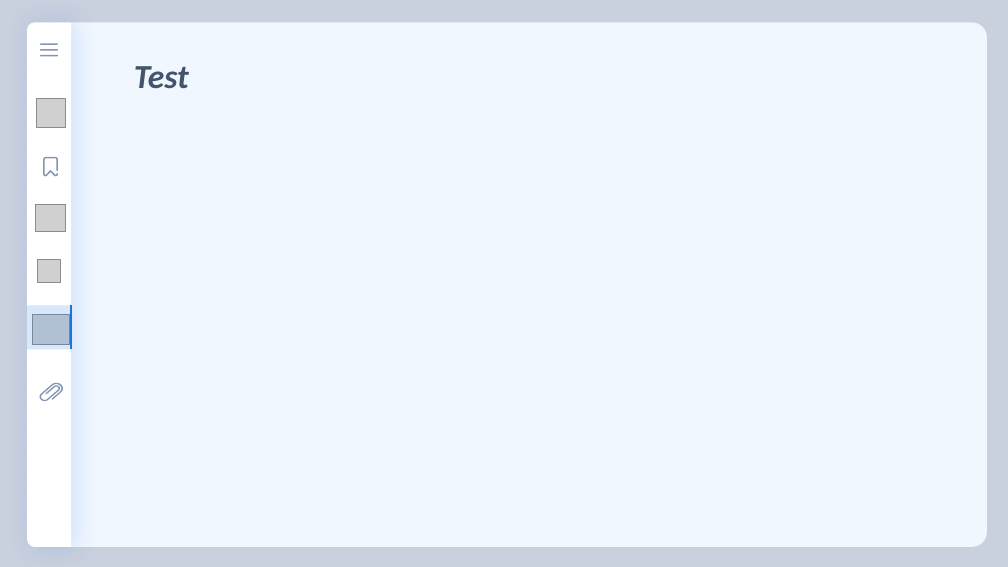
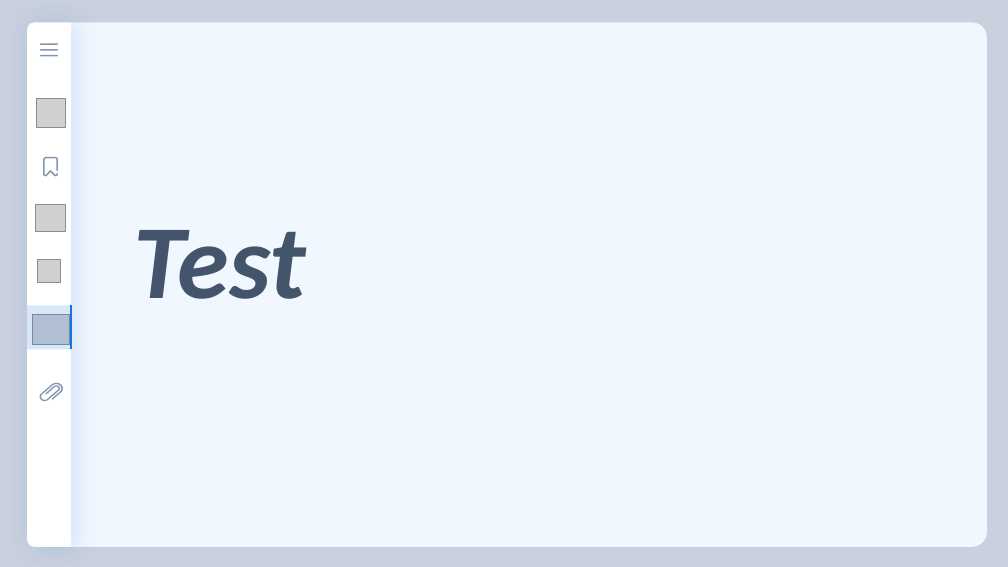
Before and after one commit to florentious/AutoGenerating_VariableName, a slide deck: slide 21 of Text/Presentation/presentation_ver0_4.pptm. Drawn at 1008x567 pixels with LibreOffice and Linux fonts; fonts in the diff are those of the drawing; grey boxes stand for pictures. Boxes give left, top, right and bottom in pixels: in the first picture for what was removed or moved away, otherwise in the second. Text is boxed around its words. In the diff, an @@ line names an element or a change of style, - is before the commit and + after.

```diff
--- a/Text/Presentation/presentation_ver0_4.pptm
+++ b/Text/Presentation/presentation_ver0_4.pptm
@@ text "Test": place and size @@
-text "Test" at (134, 66, 189, 89)
+text "Test" at (134, 230, 306, 299)
@@ text "Test" at (134, 230, 306, 299): size 32 to 100 pt @@
```
Also in this commit, not shown: 1 other slide changed.
